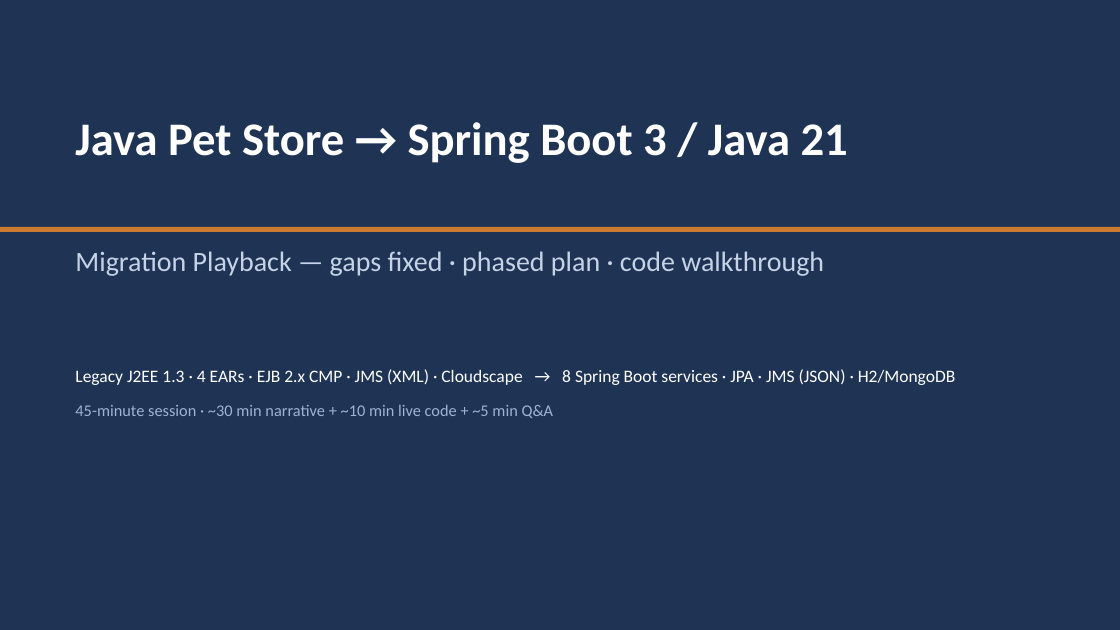
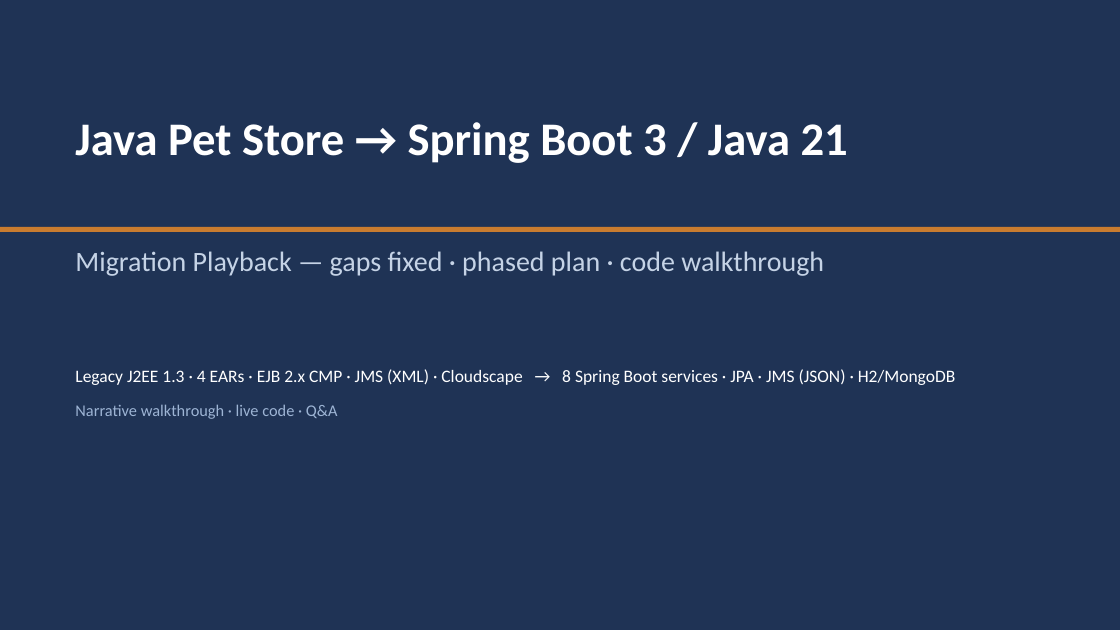
Before and after one commit to Vishak-94/pet-store, a slide deck: slide 1 of docs/PetStore_Demo_45min.pptx. Drawn at 1120x630 pixels with LibreOffice and Linux fonts; fonts in the diff are those of the drawing. Boxes give left, top, right and bottom in pixels: in the first picture for what was removed or moved away, otherwise in the second. Text is boxed around its words. In the diff, an @@ line names an element or a change of style, - is before the commit and + after.

```diff
--- a/docs/PetStore_Demo_45min.pptx
+++ b/docs/PetStore_Demo_45min.pptx
@@ text at [75, 404, 338, 419]: text changed @@
-45-minute session · ~30 min narrative + ~10 min live code + ~5 min Q&A
+Narrative walkthrough · live code · Q&A
```
Also in this commit, not shown: 1 other slide changed, 1 other file.
